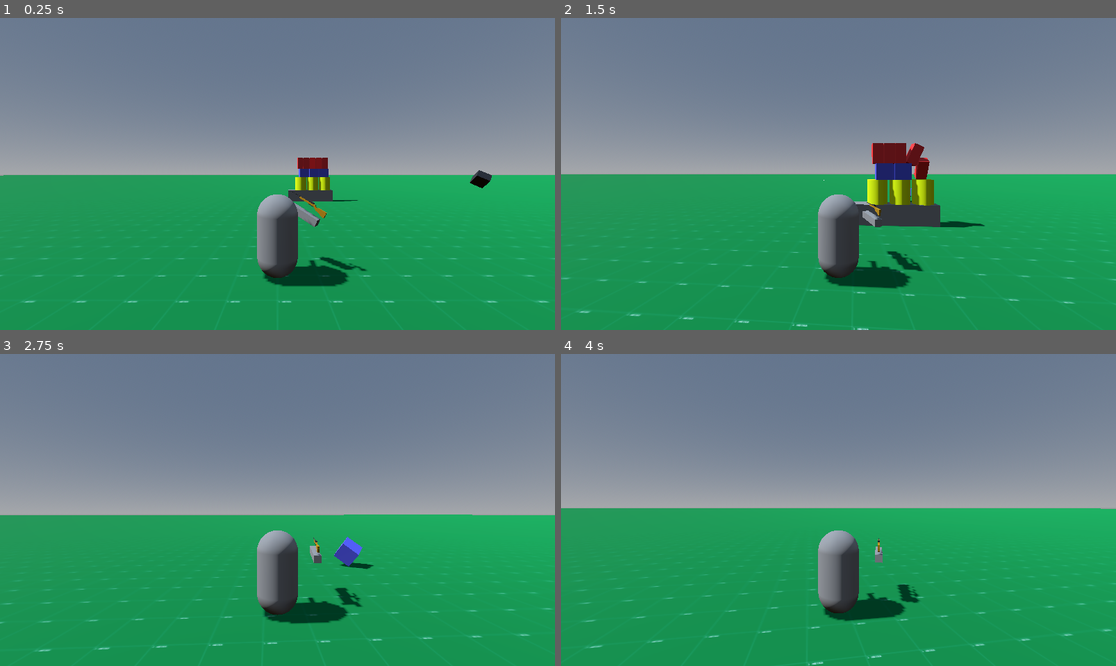
Above: before the commit, frames 1-4 (two rows, left to right).
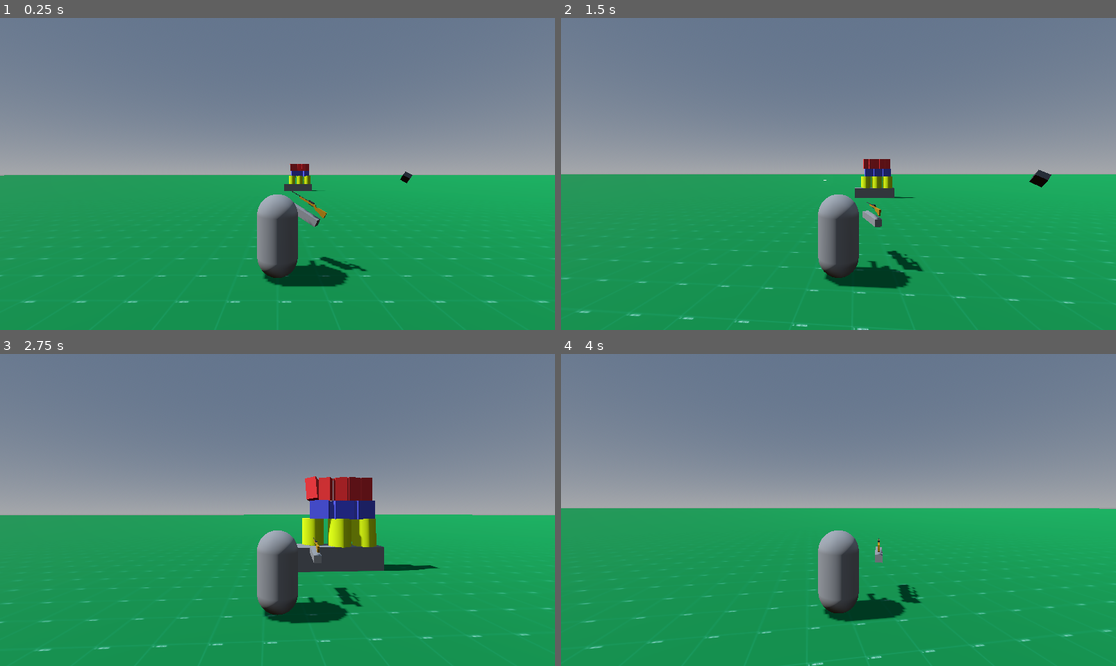
Above: after the commit, the same moments.

Repository: ImmersiveRPG/ExampleRaycastBullets
Game: Godot game, scene res://src/World/World.tscn
Two runs of this game, one before a commit and one after it. Both use one fixed random seed, a clock stepped at 60 frames per second and the inputs below.
Inputs (mouse positions are in pixels of both pictures, inside the frame that each line leads up to):
- Up to frame 1 (0.25 s): no input
- Up to frame 2 (1.5 s): tap Enter at 0.5 s; move the mouse to (866, 174) at 0.52 s; hold W (MoveForward) from 0.53 s (still down); click (866, 174) at 0.6 s; move the mouse to (810, 174) at 1.27 s; click (810, 174) at 1.35 s
- Up to frame 3 (2.75 s): keep holding W (MoveForward); move the mouse to (288, 503) at 2.02 s; click (288, 503) at 2.1 s
- Up to frame 4 (4 s): keep holding W (MoveForward); move the mouse to (832, 516) at 2.77 s; click (832, 516) at 2.85 s; move the mouse to (877, 513) at 3.52 s; click (877, 513) at 3.6 s

The runs differ from the first frame. In frame 1, 1.2% of the frame differs, in the area x 0-89%, y 44-92%; in frame 2, 3.3%; in frame 3, 4.2%, in the area x 0-96%, y 39-96%; in frame 4, 0.4%.

Commit message:
Changed bullet glow to be updated by bullet instead of _physics_process.

Diff:
--- a/project/src/Bullet/Bullet.gd
+++ b/project/src/Bullet/Bullet.gd
@@ -23,6 +23,7 @@
 
 func _physics_process(delta : float) -> void:
 	if not _is_setup: return
+	var is_destroyed := false
 
 	# Move the bullet
 	var distance := _velocity.length() * delta
@@ -43,7 +44,7 @@
 		_ray.target_position.z = -MIN_RAYCAST_DISTANCE
 		_ray.transform.origin.z = MIN_RAYCAST_DISTANCE
 
-	# Delete the bullet if it hit something
+	# Check if hit something
 	_ray.force_raycast_update()
 	if _ray.is_colliding():
 		var collider := _ray.get_collider()
@@ -52,7 +53,7 @@
 		# Move the bullet back to the position of the collision
 		self.global_transform.origin = _ray.get_collision_point()
 
-		# Ricochet the bullet if the item is steel or concrete
+		# Ricochet the bullet if it is hitting steel or concrete
 		if collider.is_in_group("element") and collider._element in [Global.Element.Steel, Global.Element.Concrete]:
 			# Remove 20% of the speed
 			_speed = clampf(_speed - _speed * 0.20, 0.0, 10000.0)
@@ -74,22 +75,29 @@
 			# Nudge the object
 			var force := _mass * _velocity.length()
 			collider.emit_signal("apply_force", -self.transform.basis.z, force)
-			self.queue_free()
+			is_destroyed = true
 		# Hit something unexpected
 		else:
-			self.queue_free()
+			is_destroyed = true
 
 		# Add bullet spark
 		Global.create_bullet_spark(self.global_transform.origin)
 
+	# Update glow
+	_glow.update(self.global_transform.origin)
+
 	# Delete the bullet if it is slow
 	if distance < 1.0:
-		self.queue_free()
+		is_destroyed = true
 
 	# Delete the bullet if it has gone its max distance
 	_total_distance += distance
 	if _total_distance > _max_distance:
+		is_destroyed = true
+
+	if is_destroyed:
 		self.queue_free()
+		_glow._is_parent_bullet_destroyed = true
 
 func start(bullet_type : Global.BulletType) -> void:
 	# Get the bullet info from the database
--- a/project/src/BulletGlow/BulletGlow.gd
+++ b/project/src/BulletGlow/BulletGlow.gd
@@ -7,27 +7,27 @@
 
 var _points : Array[Vector3] = []
 var _prev_pos := Vector3.ZERO
-var _parent_bullet : Node3D = null
 var _immediate_mesh : ImmediateMesh = null
+var _is_parent_bullet_destroyed := false
 
 func _ready() -> void:
 	_immediate_mesh = self.mesh
 
+func update(parent_pos : Vector3) -> void:
+	# If the parent bullet still exists, add a point when it moves at least a meter
+	var distance := _prev_pos.distance_to(parent_pos)
+	if distance > 1.0:
+		_prev_pos = parent_pos
+
+		# Save position as local space
+		_points.append(parent_pos - self.global_transform.origin)
+
+		if _points.size() > 6:
+			_points.pop_front()
+
 func _physics_process(_delta : float) -> void:
-	# If the parent bullet still exists, add a point when it moves at least a meter
-	if _parent_bullet != null and is_instance_valid(_parent_bullet):
-		var pos := _parent_bullet.global_transform.origin
-		var distance := _prev_pos.distance_to(pos)
-		if distance > 1.0:
-			_prev_pos = pos
-
-			# Save position as local space
-			_points.append(pos - self.global_transform.origin)
-
-			if _points.size() > 5:
-				_points.pop_front()
-	else:
-		# If the bullet is destroyed, delete the points
+	# If the bullet is destroyed, delete the points
+	if _is_parent_bullet_destroyed:
 		if not _points.is_empty():
 			_points.pop_front()
 		else:
@@ -35,7 +35,7 @@
 
 func _process(_delta : float) -> void:
 	if not _immediate_mesh: return
-	if _points.size() < 4: return
+	if _points.size() < 2: return
 
 	# Draw the line
 	_immediate_mesh.clear_surfaces()
@@ -49,6 +49,5 @@
 	_immediate_mesh.surface_end()
 
 func start(bullet : Node3D) -> void:
-	_parent_bullet = bullet
-	_points.append(Vector3(0, 0, 0))
+	_points.append(bullet.global_transform.origin - self.global_transform.origin)
 	self._physics_process(0.0)
--- a/project/src/World/World.tscn
+++ b/project/src/World/World.tscn
@@ -39,7 +39,7 @@
 shadow_enabled = true
 
 [node name="Player" parent="." instance=ExtResource("1")]
-transform = Transform3D(1, 0, 0, 0, 1, 0, 0, 0, 1, -10, 0.365, 14)
+transform = Transform3D(1, 0, 0, 0, 1, 0, 0, 0, 1, -10, 0.365, 25)
 
 [node name="Floor" parent="." instance=ExtResource("2")]
 
